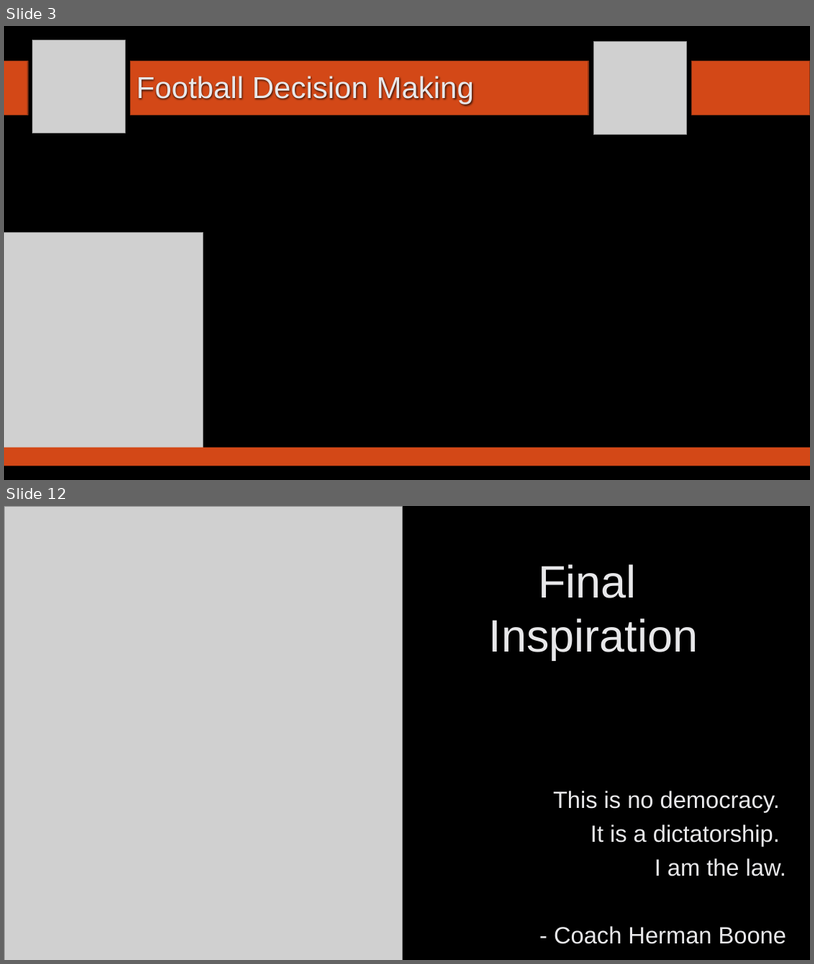
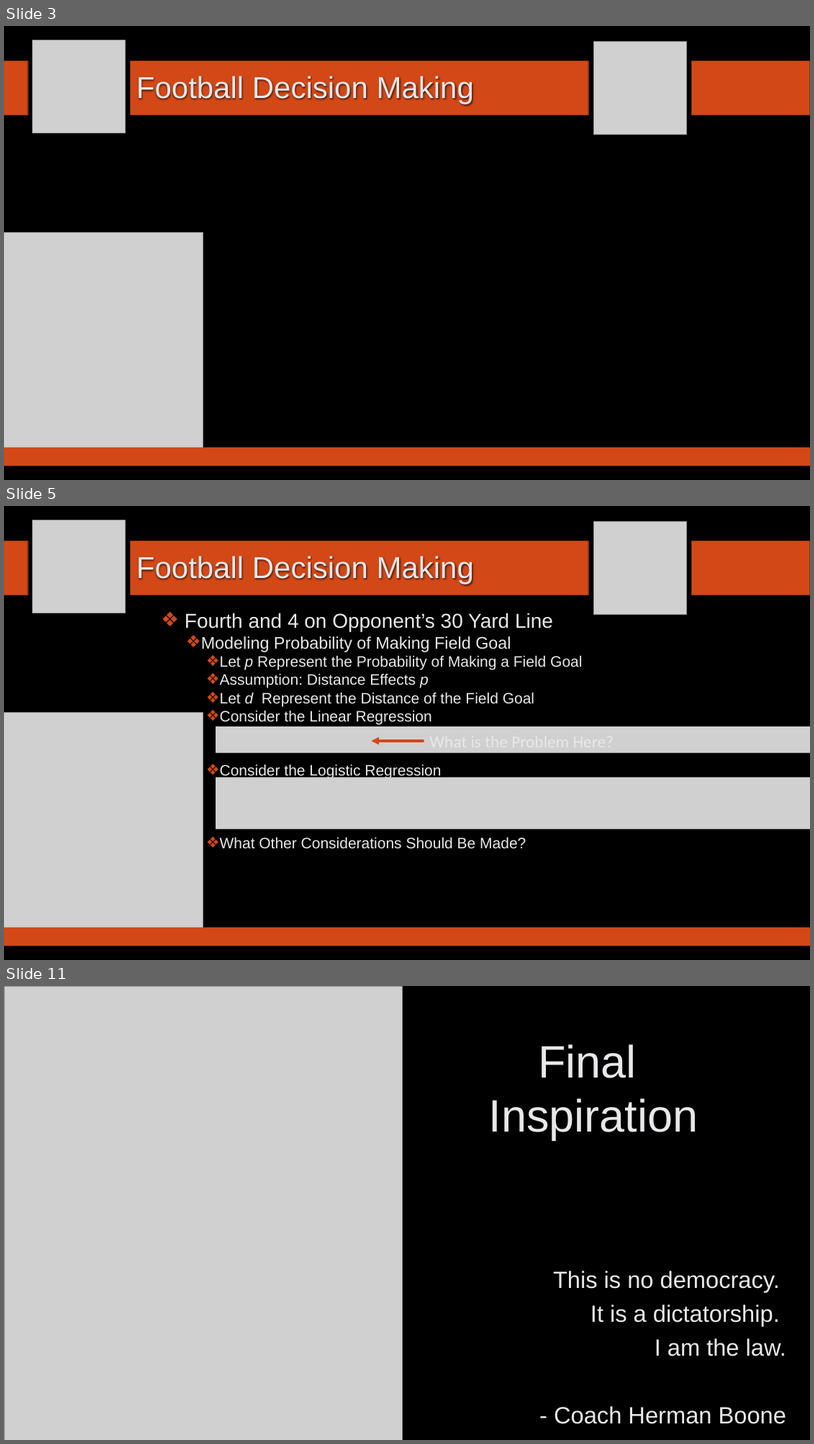
Before and after one commit to SuperMarioGiacomazzo/STOR390_WEBSITE, a slide deck: Slides/Football 4/Footballl_4_Lecture.pptx. Shown one above the other, each under a label of ours: slides 3 and 12 before the commit, slides 3, 5 and 11 after it; the slides between them are not shown. The pictures are 814x964 and 814x1444 pixels, drawn with LibreOffice and Linux fonts; fonts in the diff are those of the drawing; grey boxes stand for pictures; background and template pictures are left out. Boxes give left, top, right and bottom in pixels: in the first picture for what was removed or moved away, otherwise in the second. Text is boxed around its words. In the diff, an @@ line names an element or a change of style, - is before the commit and + after.

```diff
--- a/Slides/Football 4/Footballl_4_Lecture.pptx
+++ b/Slides/Football 4/Footballl_4_Lecture.pptx
@@ slide 5 added at [4,506,810,960], background picture (left out) @@
@@ picture added at [32,520,126,613] @@
@@ picture added at [594,521,687,614] @@
@@ rectangle added at [4,541,28,595], fill #D34817, outline #8B3314 1.25 pt @@
@@ rectangle added at [131,541,589,595], fill #D34817, outline #8B3314 1.25 pt @@
@@ rectangle added at [692,541,810,595], fill #D34817, outline #8B3314 1.25 pt @@
@@ title added at [136,556,474,584], 36 pt, text #E8E8EA @@
+Football Decision Making
@@ text added at [185,613,582,849], 18 pt, text #E8E8EA @@
+❖ Fourth and 4 on Opponent’s 30 Yard Line
+  ❖ Modeling Probability of Making Field Goal
+    ❖ Let p Represent the Probability of Making a Field Goal
+    ❖ Assumption: Distance Effects p
+    ❖ Let d Represent the Distance of the Field Goal
+    ❖ Consider the Linear Regression
+    ❖ Consider the Logistic Regression
+    ❖ What Other Considerations Should Be Made?
@@ picture added at [4,713,203,928] @@
@@ picture added at [216,726,810,753] @@
@@ arrow added from (423, 741) to (372, 741), #D34817 3 pt @@
@@ text added at [424,728,741,754], 20 pt, text #E8E8EA @@
+What is the Problem Here?
@@ picture added at [216,777,810,829] @@
@@ rectangle added at [4,927,810,946], fill #D34817 @@
@@ what was slide 12 is now slide 11 @@
```
Also in this commit, not shown: 1 slide changed, 6 other slides added, 8 slides removed, 6 other files.
